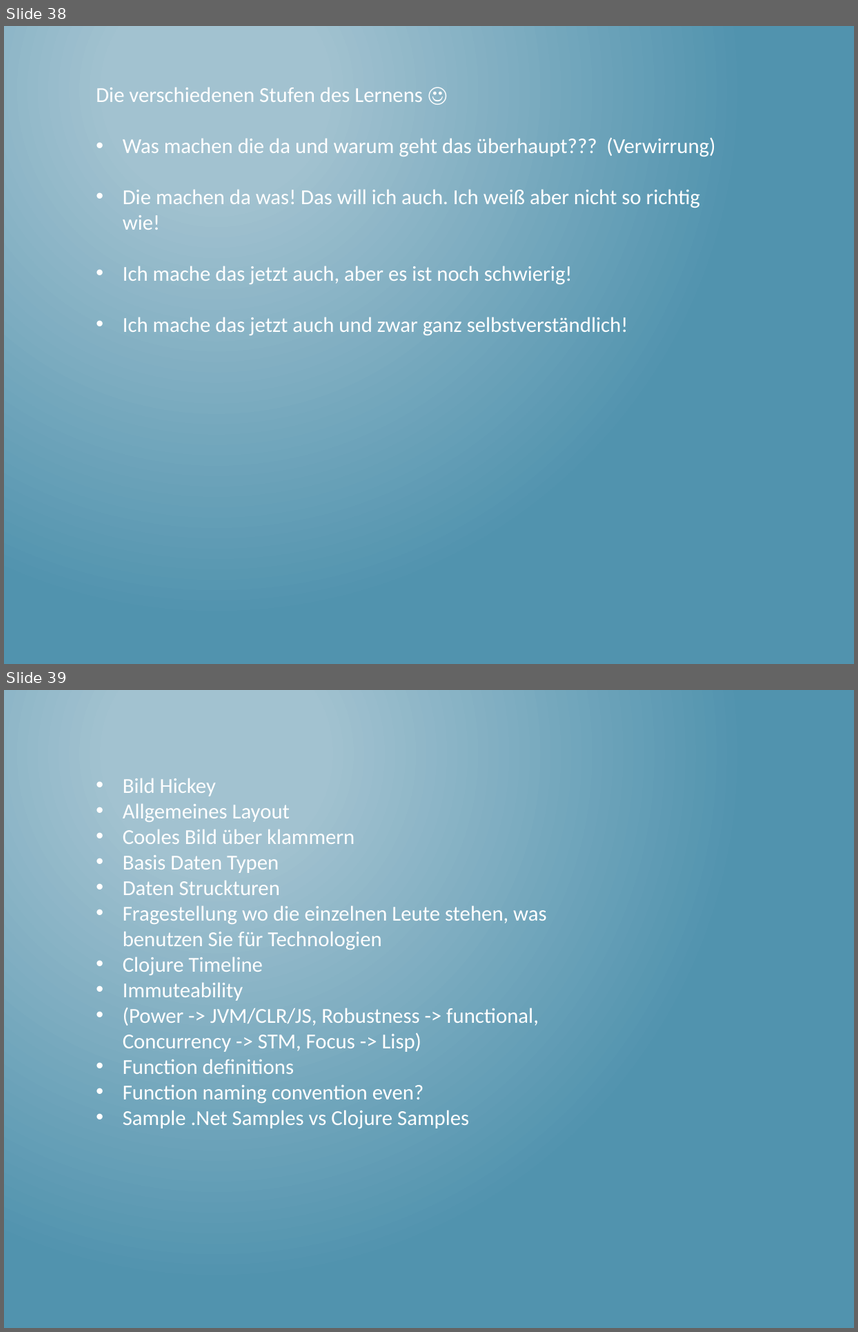
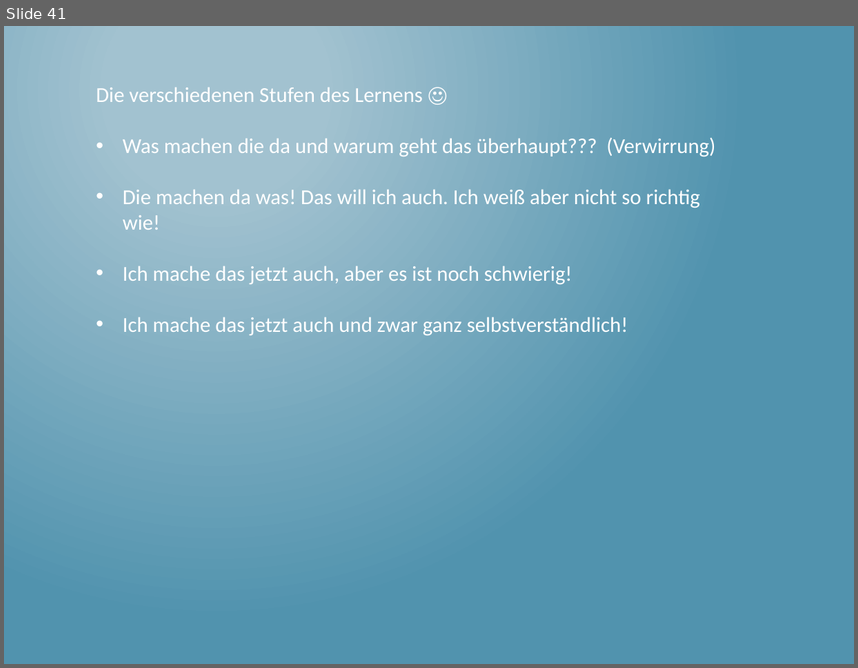
Before and after one commit to thomasschulte/ClojureUsergroupDemo, a slide deck: Clojure Vortrag .NET User Group.pptx. Shown one above the other, each under a label of ours: slides 38 and 39 before the commit, slide 41 after it. The pictures are 858x1332 and 858x668 pixels, drawn with LibreOffice and Linux fonts; fonts in the diff are those of the drawing. Boxes give left, top, right and bottom in pixels: in the first picture for what was removed or moved away, otherwise in the second. Text is boxed around its words. In the diff, an @@ line names an element or a change of style, - is before the commit and + after.

Commit message:
Shuffle Word Sample

```diff
--- a/Clojure Vortrag .NET User Group.pptx
+++ b/Clojure Vortrag .NET User Group.pptx
@@ slide 39 removed at [4,690,854,1328], background gradient #A3C3D1 to #5194AF @@
@@ text removed at [123,778,546,1128] @@
-• Bild Hickey
-• Allgemeines Layout
-• Cooles Bild über klammern
-• Basis Daten Typen
-• Daten Struckturen
-• Fragestellung wo die einzelnen Leute stehen, was benutzen Sie für Technologien
-• Clojure Timeline
-• Immuteability
-• (Power -> JVM/CLR/JS, Robustness -> functional, Concurrency -> STM, Focus -> Lisp)
-• Function definitions
-• Function naming convention even?
-• Sample .Net Samples vs Clojure Samples
@@ what was slide 38 is now slide 41 @@
```
Also in this commit, not shown: 4 slides added, 1 other slide removed, 1 other file.
